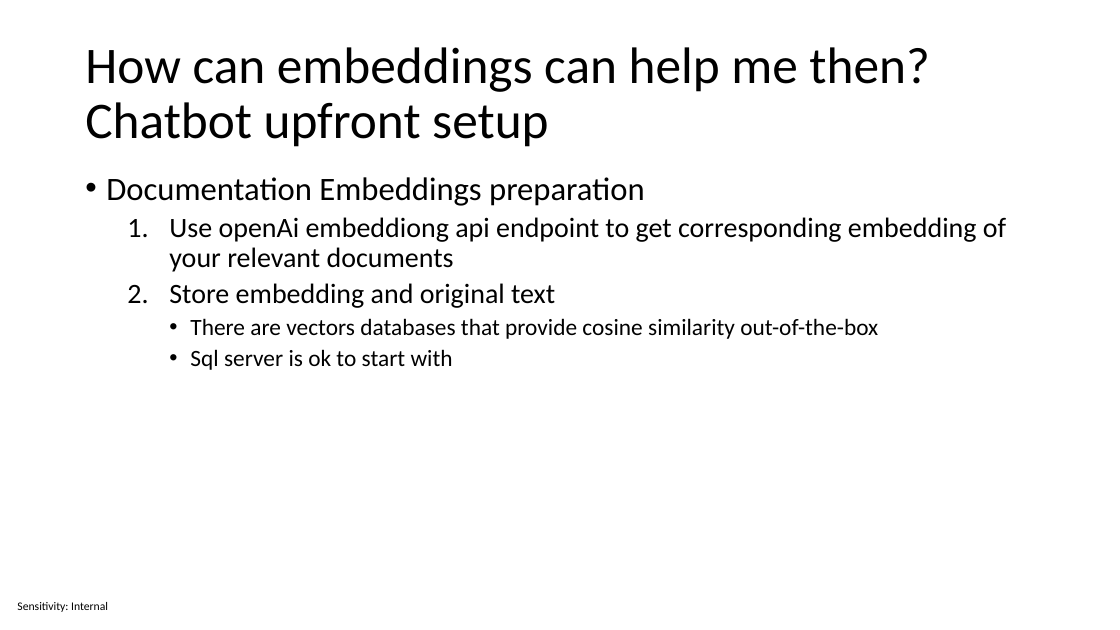
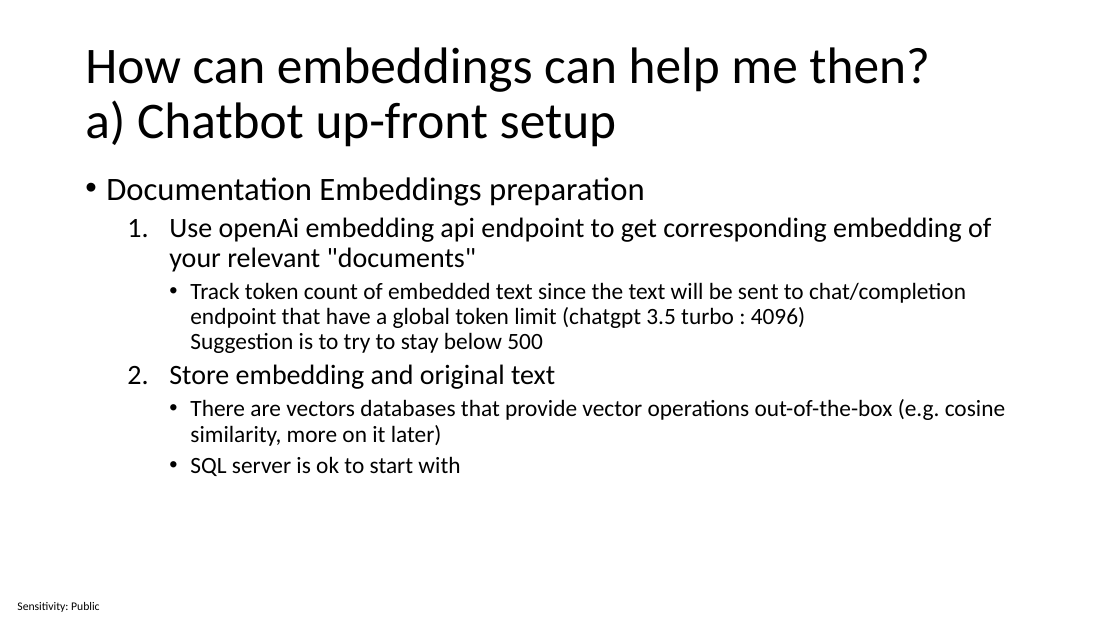
Before and after one commit to sabbadino/csharp-meets-chatgpt, a slide deck: slide 10 of mymsc-chatGpt-Presentation.pptx. Drawn at 1120x630 pixels with LibreOffice and Linux fonts; fonts in the diff are those of the drawing. Boxes give left, top, right and bottom in pixels: in the first picture for what was removed or moved away, otherwise in the second. Text is boxed around its words. In the diff, an @@ line names an element or a change of style, - is before the commit and + after.

Commit message:
slides update

```diff
--- a/mymsc-chatGpt-Presentation.pptx
+++ b/mymsc-chatGpt-Presentation.pptx
@@ title at [85,47,929,147]: text changed @@
-How can embeddings can help me then?
-Chatbot upfront setup
+How can embeddings can help me then?
+a) Chatbot up-front setup
@@ text at [169,217,991,353]: text changed; size 24 to 20 pt @@
-  1. Use openAi embeddiong api endpoint to get corresponding embedding of your relevant documents
+  1. Use openAi embedding api endpoint to get corresponding embedding of your relevant "documents"
+    • Track token count of embedded text since the text will be sent to chat/completion endpoint that have a global token limit (chatgpt 3.5 turbo : 4096)
+      Suggestion is to try to stay below 500
@@ text at [190,399,1005,476]: text changed @@
-    • There are vectors databases that provide cosine similarity out-of-the-box
-    • Sql server is ok to start with
+    • There are vectors databases that provide vector operations out-of-the-box (e.g. cosine similarity, more on it later)
+    • SQL server is ok to start with
@@ text at [17,602,99,612]: text changed @@
-Sensitivity: Internal
+Sensitivity: Public
```
Also in this commit, not shown: 16 other slides changed, 1 slide added.
